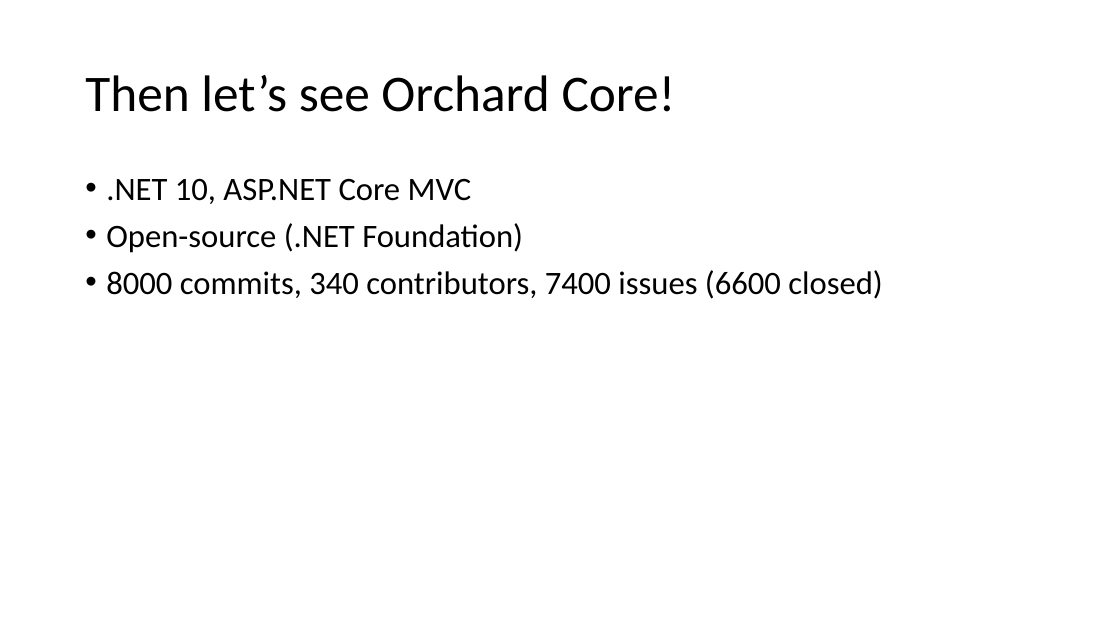
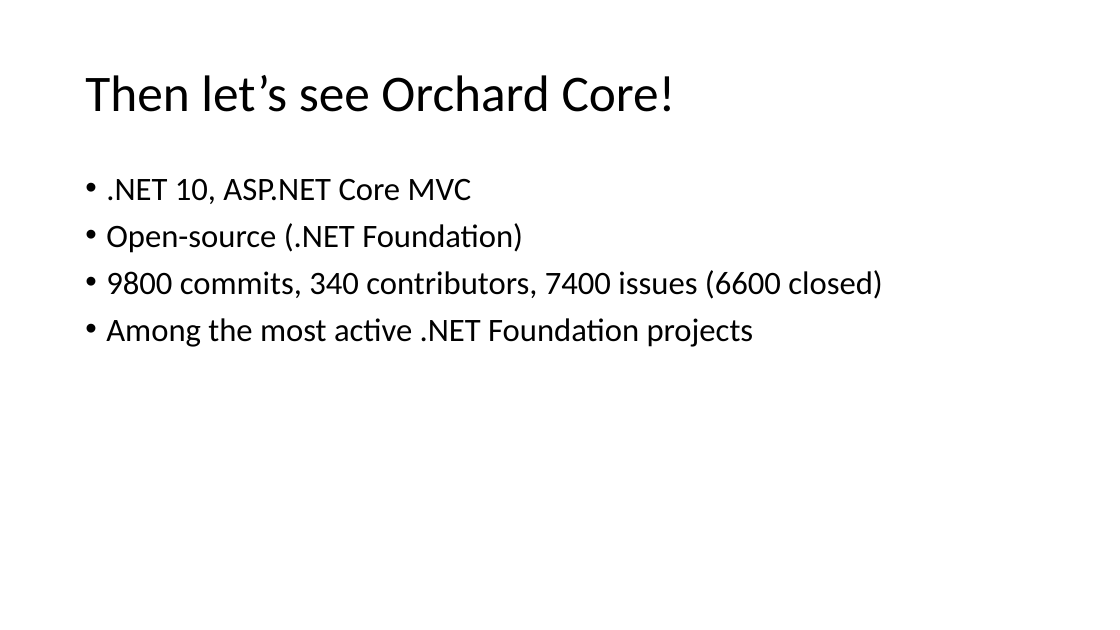
Before and after one commit to Lombiq/Orchard-Ambassadors-Toolbox, a slide deck: slide 4 of IntroductoryTalkTemplate/Showcasing Orchard Core CMS.pptx. Drawn at 1120x630 pixels with LibreOffice and Linux fonts; fonts in the diff are those of the drawing. Boxes give left, top, right and bottom in pixels: in the first picture for what was removed or moved away, otherwise in the second. Text is boxed around its words. In the diff, an @@ line names an element or a change of style, - is before the commit and + after.

```diff
--- a/IntroductoryTalkTemplate/Showcasing Orchard Core CMS.pptx
+++ b/IntroductoryTalkTemplate/Showcasing Orchard Core CMS.pptx
@@ text at [106,270,882,347]: text changed @@
-• 8000 commits, 340 contributors, 7400 issues (6600 closed)
+• 9800 commits, 340 contributors, 7400 issues (6600 closed)
+• Among the most active .NET Foundation projects
```
Also in this commit, not shown: 2 other slides changed.
